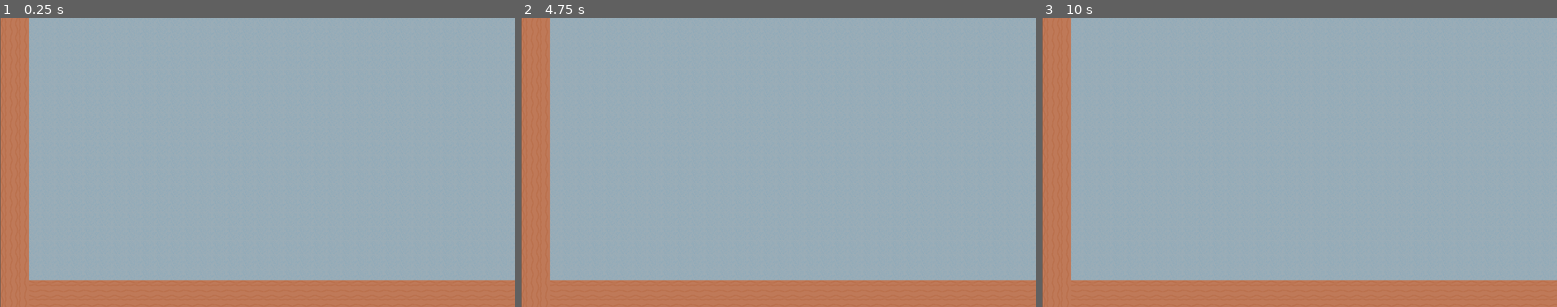
Above: before the commit, frames 1-3 (left to right).
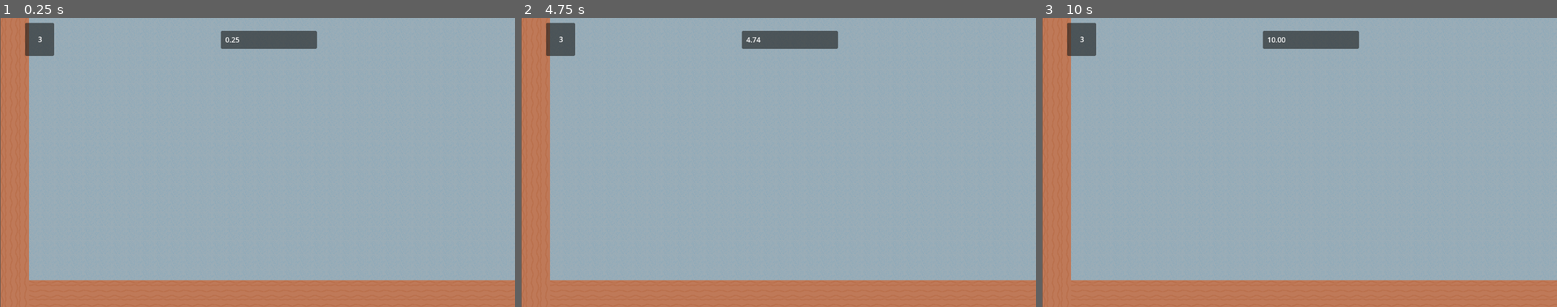
Above: after the commit, the same moments.

Repository: deruitda/ludum-dare-56
Game: Godot game, scene res://scenes/core/main.tscn
Two runs of this game, one before a commit and one after it. Both use one fixed random seed, a clock stepped at 60 frames per second and the inputs below.
Inputs:
- Up to frame 1 (0.25 s): no input
- Up to frame 2 (4.75 s): tap Enter at 0.5, 2, 3.5 s; tap Space at 1.25, 2.75, 4.25 s
- Up to frame 3 (10 s): no input

The runs differ from the first frame. In frame 1, 1.8% of the frame differs, in the area x 4-62%, y 1-14%; in frame 2, 1.8%; in frame 3, 1.8%.

Commit message:
add timer and health stuff

Diff:
--- /dev/null
+++ b/globals/signal_bus.gd
@@ -0,0 +1,3 @@
+extends Node
+
+signal player_hurt()
--- a/project.godot
+++ b/project.godot
@@ -15,6 +15,10 @@
 config/features=PackedStringArray("4.3", "GL Compatibility")
 config/icon="res://icon.svg"
 
+[autoload]
+
+SignalBus="*res://globals/signal_bus.gd"
+
 [rendering]
 
 textures/canvas_textures/default_texture_filter=0
--- /dev/null
+++ b/scenes/core/game_time.gd
@@ -0,0 +1,18 @@
+extends Label
+
+var time_elapsed := 0.0
+# You don't really need this
+var is_stopped := false
+
+func _process(delta: float) -> void:
+	if !is_stopped:
+		time_elapsed += delta
+		self.text = str(time_elapsed).pad_decimals(2)
+
+func reset() -> void:
+	# possibly save time_elapsed somewhere else before overriding it
+	time_elapsed = 0.0
+	is_stopped = false
+
+func stop() -> void:
+	is_stopped = true
--- /dev/null
+++ b/scenes/core/hp.gd
@@ -0,0 +1,12 @@
+extends Label
+
+var health = 3
+
+# Called when the node enters the scene tree for the first time.
+func _ready() -> void:
+	SignalBus.player_hurt.connect(on_player_hurt)
+	self.text = str(health)
+
+func on_player_hurt() -> void:
+	health -= 1
+	self.text = str(health)
--- a/scenes/core/main.tscn
+++ b/scenes/core/main.tscn
@@ -1,8 +1,9 @@
-[gd_scene load_steps=4 format=3 uid="uid://3tbnum67fnc7"]
+[gd_scene load_steps=5 format=3 uid="uid://3tbnum67fnc7"]
 
 [ext_resource type="PackedScene" uid="uid://56t0wxwth7ya" path="res://scenes/core/ui.tscn" id="1_7wot7"]
 [ext_resource type="PackedScene" uid="uid://dva4inhwc7dta" path="res://scenes/core/world.tscn" id="2_6cr2y"]
 [ext_resource type="PackedScene" uid="uid://cwaxfr5h3o4rx" path="res://scenes/levels/termite_extermination.tscn" id="3_ia4r3"]
+[ext_resource type="PackedScene" uid="uid://4k8n61opbif5" path="res://scenes/ui/game_timer.tscn" id="4_qetpn"]
 
 [node name="Main" type="Node2D"]
 
@@ -14,3 +15,5 @@
 
 [node name="Camera2D" type="Camera2D" parent="World"]
 position = Vector2(575, -328)
+
+[node name="GameTimer" parent="." instance=ExtResource("4_qetpn")]
--- a/scenes/core/ui.tscn
+++ b/scenes/core/ui.tscn
@@ -1,3 +1,40 @@
-[gd_scene format=3 uid="uid://56t0wxwth7ya"]
+[gd_scene load_steps=3 format=3 uid="uid://56t0wxwth7ya"]
 
-[node name="Ui" type="Node2D"]
+[ext_resource type="Script" path="res://scenes/core/game_time.gd" id="1_kc8fq"]
+[ext_resource type="Script" path="res://scenes/core/hp.gd" id="2_83q50"]
+
+[node name="Ui" type="CanvasLayer"]
+metadata/_edit_horizontal_guides_ = [98.0]
+metadata/_edit_vertical_guides_ = [600.0]
+
+[node name="Panel" type="Panel" parent="."]
+offset_left = 494.0
+offset_top = 29.0
+offset_right = 709.0
+offset_bottom = 69.0
+
+[node name="GameTime" type="Label" parent="Panel"]
+layout_mode = 0
+offset_left = 10.0
+offset_top = 8.0
+offset_right = 200.0
+offset_bottom = 31.0
+text = "
+"
+script = ExtResource("1_kc8fq")
+
+[node name="Panel2" type="Panel" parent="."]
+offset_left = 56.0
+offset_top = 11.0
+offset_right = 121.0
+offset_bottom = 85.0
+
+[node name="HP" type="Label" parent="Panel2"]
+layout_mode = 0
+offset_left = 13.0
+offset_top = 25.0
+offset_right = 55.0
+offset_bottom = 53.0
+text = "3"
+horizontal_alignment = 1
+script = ExtResource("2_83q50")
--- /dev/null
+++ b/scenes/ui/game_timer.tscn
@@ -0,0 +1,22 @@
+[gd_scene load_steps=2 format=3 uid="uid://4k8n61opbif5"]
+
+[sub_resource type="GDScript" id="GDScript_7tx0b"]
+script/source = "class_name GameTimer
+
+extends Node2D
+
+# Called when the node enters the scene tree for the first time.
+func _ready() -> void:
+	pass # Replace with function body.
+
+
+# Called every frame. 'delta' is the elapsed time since the previous frame.
+func _process(delta: float) -> void:
+	pass
+"
+
+[node name="GameTimer" type="Node2D"]
+script = SubResource("GDScript_7tx0b")
+
+[node name="Timer" type="Timer" parent="."]
+autostart = true
